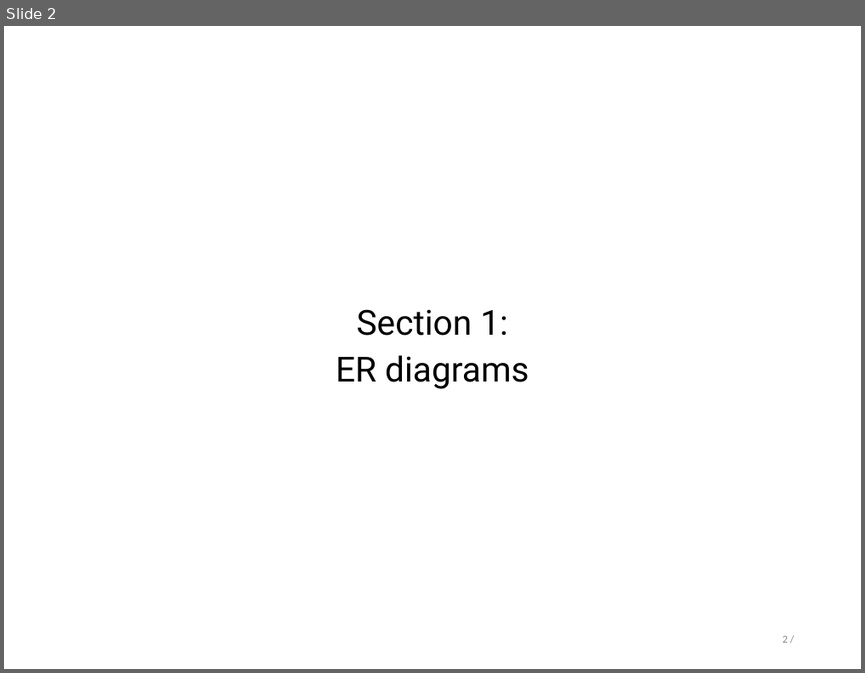
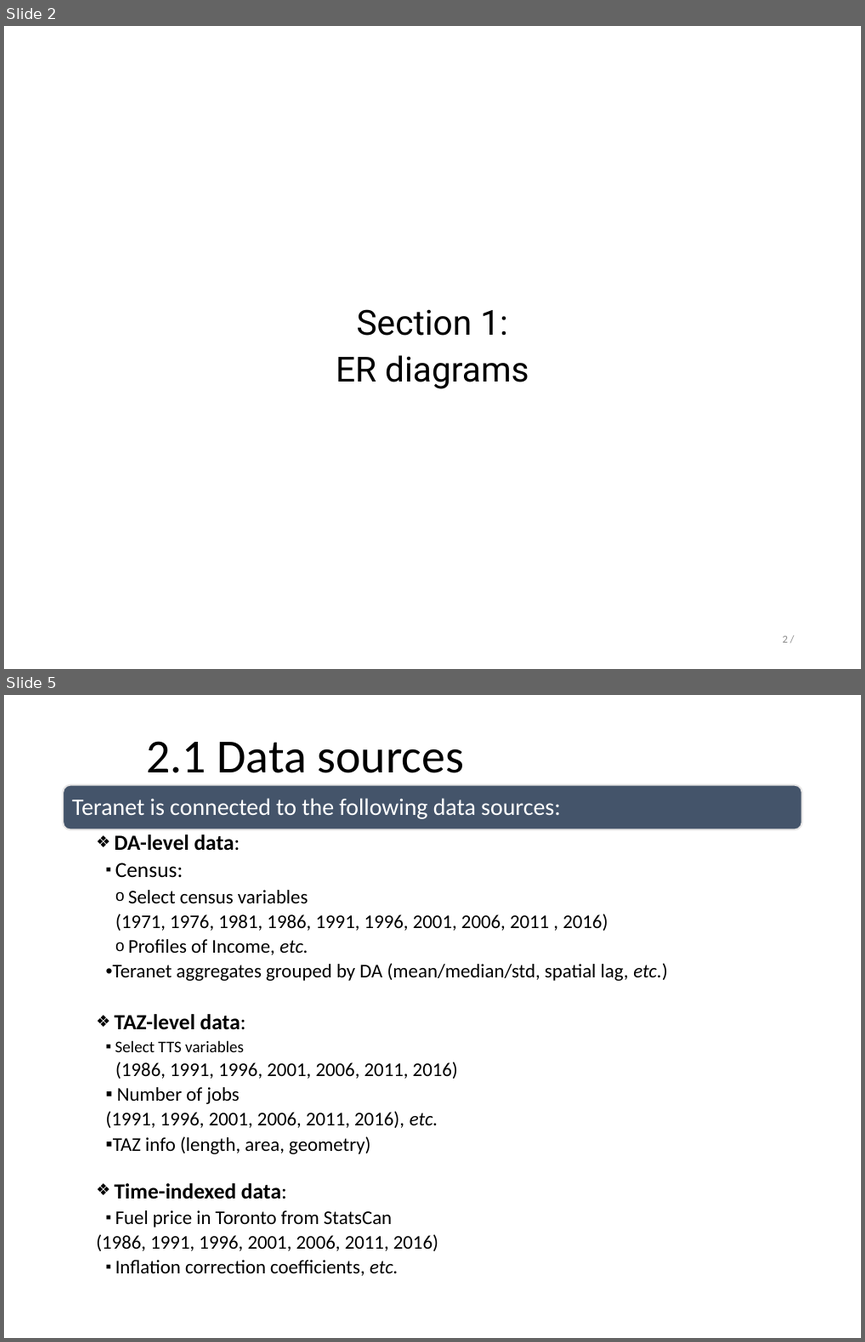
Before and after one commit to stepan-o/thesis, a slide deck: presentations/rdbms_design.pptx. Shown one above the other, each under a label of ours: slide 2 before the commit, slides 2 and 5 after it; the slides between them are not shown. The pictures are 865x673 and 865x1342 pixels, drawn with LibreOffice and Linux fonts; fonts in the diff are those of the drawing. Boxes give left, top, right and bottom in pixels: in the first picture for what was removed or moved away, otherwise in the second. Text is boxed around its words. In the diff, an @@ line names an element or a change of style, - is before the commit and + after.

```diff
--- a/presentations/rdbms_design.pptx
+++ b/presentations/rdbms_design.pptx
@@ slide 5 added at (x1=4, y1=695, x2=861, y2=1338), background #FFFFFF @@
@@ text added at (x1=146, y1=741, x2=464, y2=773), 44 pt, text #000000 @@
+2.1 Data sources
@@ rounded rectangle added at (x1=64, y1=785, x2=802, y2=830), fill #44546A, outline #E7E6E6 1.5 pt @@
@@ text added at (x1=72, y1=798, x2=561, y2=819), 22 pt, text #FFFFFF @@
+Teranet is connected to the following data sources:
@@ text added at (x1=96, y1=834, x2=667, y2=1276), 18 pt, text #000000 @@
+  ❖ DA-level data:
+    ▪ Census:
+      o Select census variables
+    (1971, 1976, 1981, 1986, 1991, 1996, 2001, 2006, 2011 , 2016)
+      o Profiles of Income, etc.
+    • Teranet aggregates grouped by DA (mean/median/std, spatial lag, etc.)
+  ❖ TAZ-level data:
+    ▪ Select TTS variables
+    (1986, 1991, 1996, 2001, 2006, 2011, 2016)
+  ▪ Number of jobs
+  (1991, 1996, 2001, 2006, 2011, 2016), etc.
+    ▪ TAZ info (length, area, geometry)
+  ❖ Time-indexed data:
+    ▪ Fuel price in Toronto from StatsCan
+  (1986, 1991, 1996, 2001, 2006, 2011, 2016)
+    ▪ Inflation correction coefficients, etc.
```
Also in this commit, not shown: 1 slide changed, 2 other slides added.
